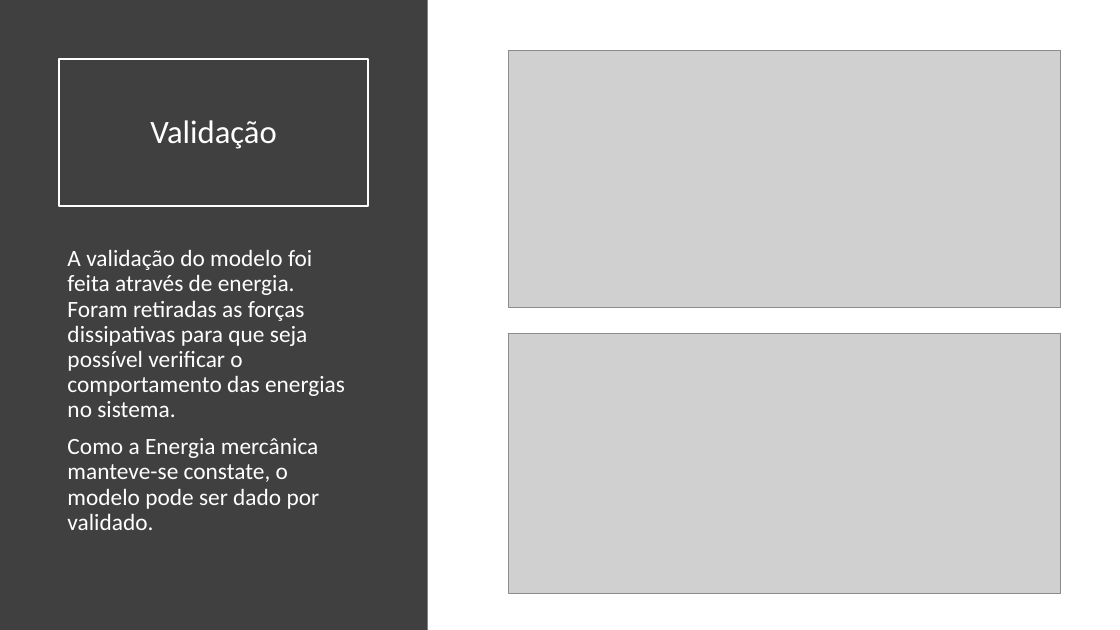
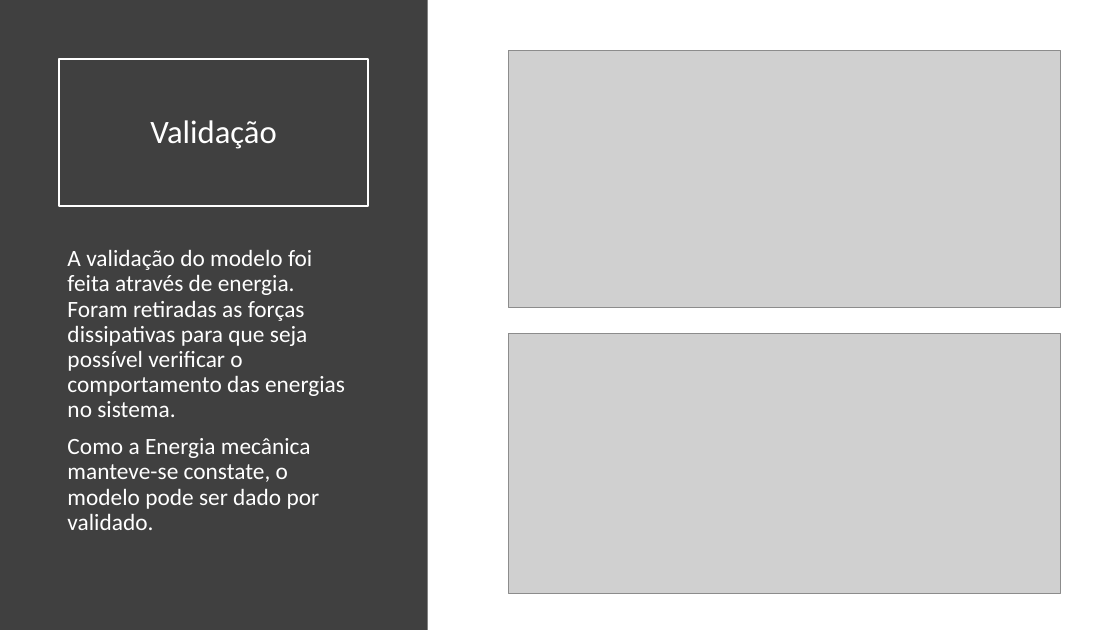
Before and after one commit to pedrocelia/Hot-Wheels, a slide deck: slide 7 of Projeto 3 – Modelagem e simulação do mundo.pptx. Drawn at 1120x630 pixels with LibreOffice and Linux fonts; fonts in the diff are those of the drawing; grey boxes stand for pictures. Boxes give left, top, right and bottom in pixels: in the first picture for what was removed or moved away, otherwise in the second. Text is boxed around its words. In the diff, an @@ line names an element or a change of style, - is before the commit and + after.

```diff
--- a/Projeto 3 – Modelagem e simulação do mundo.pptx
+++ b/Projeto 3 – Modelagem e simulação do mundo.pptx
@@ text at [67,438,320,530]: text changed @@
-Como a Energia mercânica manteve-se constate, o modelo pode ser dado por validado.
+Como a Energia mecânica manteve-se constate, o modelo pode ser dado por validado.
```
Also in this commit, not shown: 1 other slide changed.
